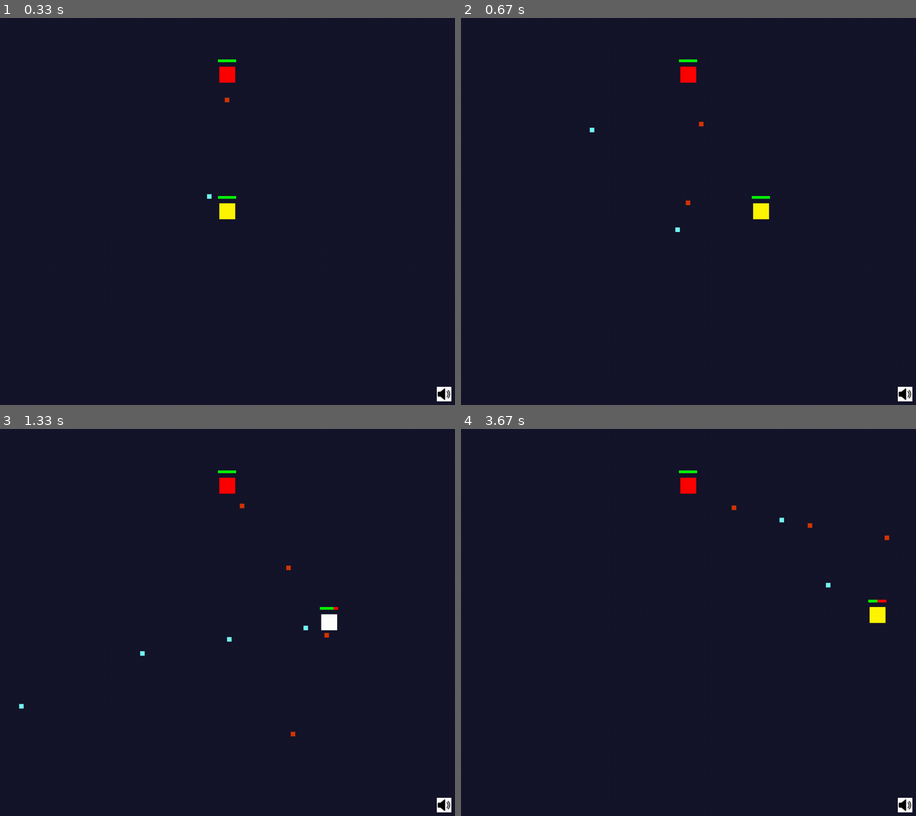
Above: before the commit, frames 1-4 (two rows, left to right).
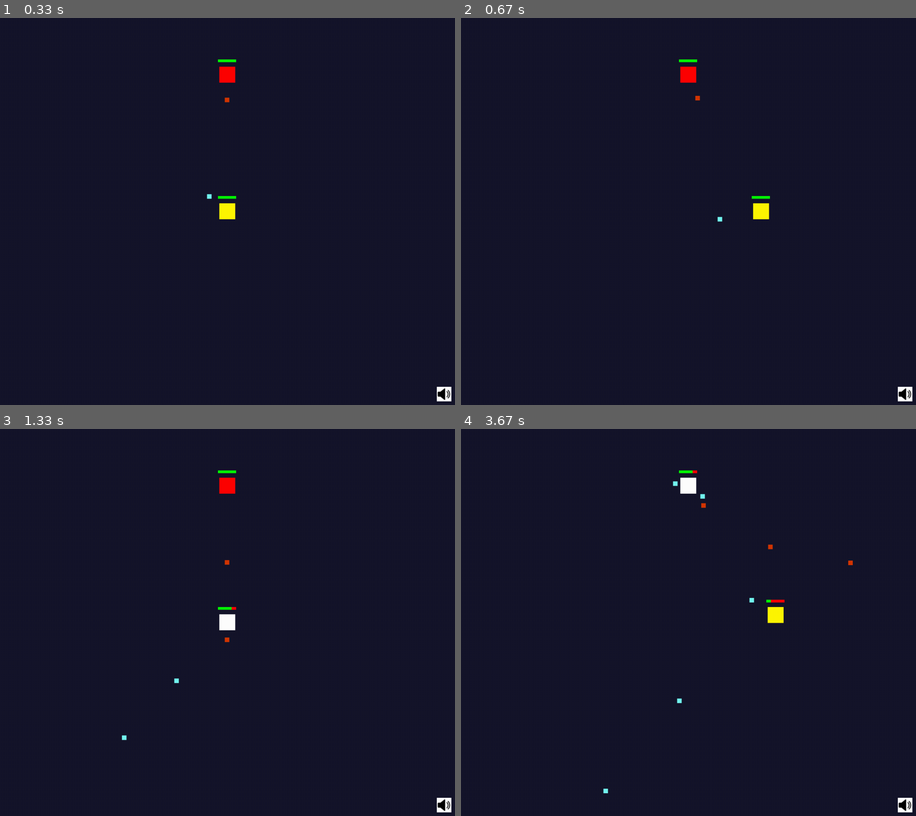
Above: after the commit, the same moments.

Repository: LuizBudeu/Pygame
Game: pygame game, started from BulletHell/main.py
Two runs of this game, one before a commit and one after it. Both use one fixed random seed, a clock stepped at 60 frames per second and the inputs below.
Inputs (mouse positions are in pixels of both pictures, inside the frame that each line leads up to):
- Up to frame 1 (0.33 s): no input
- Up to frame 2 (0.67 s): hold R from 0.33 s (still down); hold D from 0.33 s (still down); move the mouse to (670, 226) at 0.37 s
- Up to frame 3 (1.33 s): release R at 0.8 s; release D at 0.8 s; tap R at 0.83 s; tap Space at 1.17 s
- Up to frame 4 (3.67 s): hold D 1.5-1.97 s; move the mouse to (547, 564) at 1.53 s; hold W 2-2.3 s; move the mouse to (756, 487) at 2.03 s; hold D 2.33-2.8 s; move the mouse to (743, 657) at 2.37 s; hold A 2.83-3.37 s; move the mouse to (697, 490) at 2.87 s; hold S from 3.4 s (still down); move the mouse to (524, 610) at 3.43 s

Frame 1 is identical in both runs. In frame 2, less than 0.1% of the frame differs, in the area x 28-58%, y 20-56%; in frame 3, 0.5%; in frame 4, 0.7%, in the area x 31-95%, y 10-95%.

Commit message:
more sound effects

Diff:
--- a/BulletHell/enemy.py
+++ b/BulletHell/enemy.py
@@ -31,11 +31,15 @@
         angle = math.atan2(player_center[1] - center[1], player_center[0] - center[0])
         return angle
 
-    def take_damage(self, damage):
+    def take_damage(self, damage, hit_sound, explosion_sound):
         if self.alive():
             self.taken_damage = True
             self.set_intangible(True)
             self.health -= damage
+            hit_sound.play()
+            if self.health <= 0:
+                explosion_sound.play()
+                self.name = 'to_be_deleted'
 
     def set_intangible(self, intangible):
         self.intangible = intangible
--- a/BulletHell/game.py
+++ b/BulletHell/game.py
@@ -52,6 +52,9 @@
                             self.unmute_all_sounds()
                             self.muted = False
 
+                    if event.key == pygame.K_r:
+                        self.init_game()
+
                     if event.key == pygame.K_SPACE:
                         if self.player.can_dash:
                             self.player.dashing = True
@@ -129,9 +132,9 @@
 
     def handle_player(self):
         # Death handling
-        if not self.player.alive() and not self.player.intangible:
+        """ if not self.player.alive() and not self.player.intangible:
             self.sounds['explosion']['sound'].play()
-            self.player.die()
+            self.player.die() """
 
         # Dash handling
         if self.player.dashing:
@@ -145,7 +148,7 @@
         # Hit detection
         for bullet in self.get_entities_from_name('enemy_bullet'):
             if self.player.hit(bullet) and not self.player.intangible:
-                self.player.take_damage(25, self.sounds['hit']['sound'])
+                self.player.take_damage(25, self.sounds['player_hit']['sound'], self.sounds['explosion']['sound'])
 
         # Hit frames handling
         if self.player.current_hit_frames > 0 and self.player.taken_damage:
@@ -162,14 +165,14 @@
     def handle_enemies(self):
         for enemy in self.get_entities_from_name('enemy'):
                 # Death handling
-                if not enemy.alive():
+                """ if not enemy.alive():
                     self.sounds['explosion']['sound'].play()
-                    enemy.name = 'to_be_deleted'
+                    enemy.name = 'to_be_deleted' """
 
                 # Hit detection
                 for bullet in self.get_entities_from_name('player_bullet'):
                     if enemy.hit(bullet) and not enemy.intangible:
-                        enemy.take_damage(25)
+                        enemy.take_damage(25, self.sounds['enemy_hit']['sound'], self.sounds['explosion']['sound'])
 
                 # Hit frames handling
                 if enemy.current_hit_frames > 0 and enemy.taken_damage:
@@ -216,14 +219,16 @@
 
         # Sound effects
         bullet_sound = mixer.Sound("assets/sound/effects/laser.wav")
-        dash_sound = mixer.Sound("assets/sound/effects/dash2.wav")
-        hit_sound = mixer.Sound("assets/sound/effects/hit.wav")
+        dash_sound = mixer.Sound("assets/sound/effects/dash.wav")
+        player_hit_sound = mixer.Sound("assets/sound/effects/player_hit.wav")
+        enemy_hit_sound = mixer.Sound("assets/sound/effects/enemy_hit.wav")
         explosion_sound = mixer.Sound("assets/sound/effects/explosion.wav")
 
         self.sounds = {
             "bullet": {'sound': bullet_sound, 'volume': 0.03},
             "dash": {'sound': dash_sound, 'volume': 0.07},
-            "hit": {'sound': hit_sound, 'volume': 0.1},
+            "player_hit": {'sound': player_hit_sound, 'volume': 0.1},
+            "enemy_hit": {'sound': enemy_hit_sound, 'volume': 0.07},
             "explosion": {'sound': explosion_sound, 'volume': 0.05}
         }
 
--- a/BulletHell/player.py
+++ b/BulletHell/player.py
@@ -46,12 +46,15 @@
         else:
             self.color = YELLOW
 
-    def take_damage(self, damage, hit_sound):
+    def take_damage(self, damage, hit_sound, explosion_sound):
         if self.alive():
             self.taken_damage = True
             self.set_intangible(True)
             self.health -= damage
             hit_sound.play()
+            if self.health <= 0:
+                explosion_sound.play()
+                self.die()
 
     def dash(self, dash_sound):
         if self.current_dash_frames > 0:
@@ -82,4 +85,3 @@
     def die(self):
         self.controls_enabled = False
         self.intangible = True
-        self.color = GRAY
Not shown, changed: BulletHell/assets/sound/effects/dash.wav
Not shown, removed: BulletHell/assets/sound/effects/dash2.wav
Not shown, added: BulletHell/assets/sound/effects/enemy_hit.wav
Not shown, added: BulletHell/assets/sound/effects/player_hit.wav
